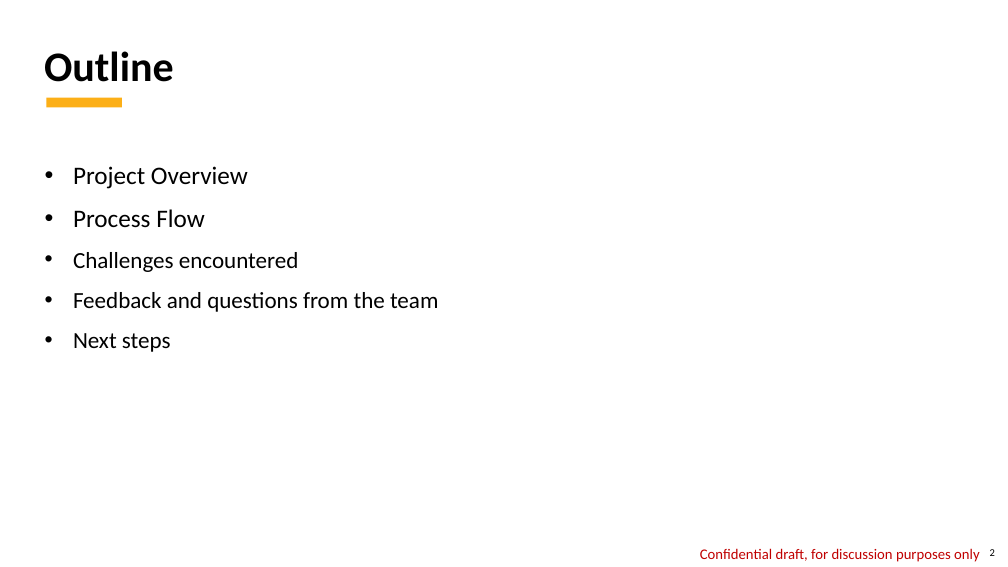
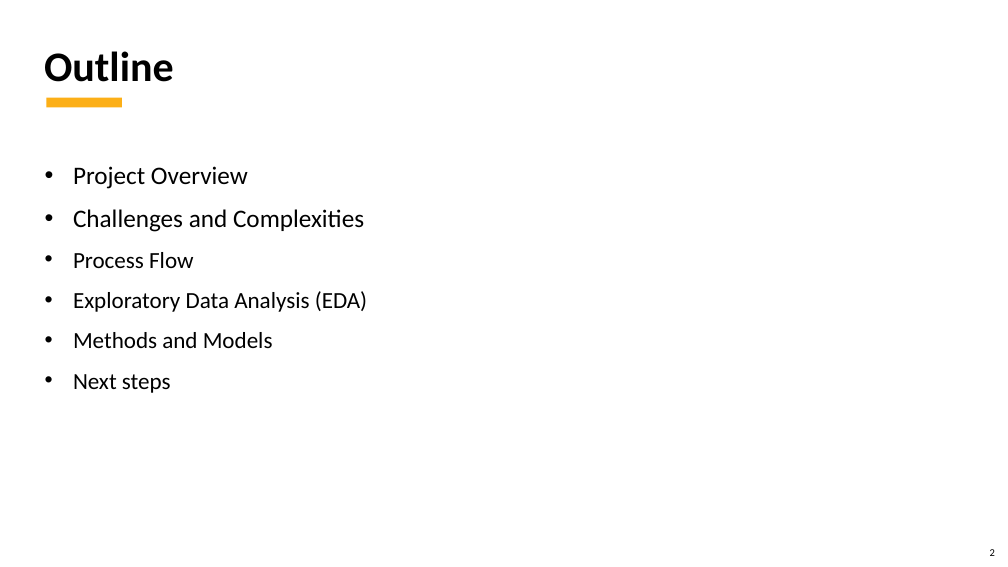
Before and after one commit to kubernetes-world/3666-ANLP-Predicting-ECB-Monetary-Policy, a slide deck: slide 2 of 3666 ANLP - Predicting ECB Monetary Policy.Final Project.pptx. Drawn at 1008x567 pixels with LibreOffice and Linux fonts; fonts in the diff are those of the drawing; background and template pictures are left out. Boxes give left, top, right and bottom in pixels: in the first picture for what was removed or moved away, otherwise in the second. Text is boxed around its words. In the diff, an @@ line names an element or a change of style, - is before the commit and + after.

```diff
--- a/3666 ANLP - Predicting ECB Monetary Policy.Final Project.pptx
+++ b/3666 ANLP - Predicting ECB Monetary Policy.Final Project.pptx
@@ text at [73, 209, 364, 232]: paragraph added @@
+• Challenges and Complexities
@@ text at [73, 252, 193, 268]: size 24 to 22 pt in "Process Flow" @@
@@ text at [73, 291, 367, 348]: text changed @@
-• Challenges encountered
-• Feedback and questions from the team
+• Exploratory Data Analysis (EDA)
+• Methods and Models
@@ text removed at [700, 548, 979, 562] @@
-Confidential draft, for discussion purposes only
```
Also in this commit, not shown: 6 other slides changed, 6 slides added, 3 slides removed.
